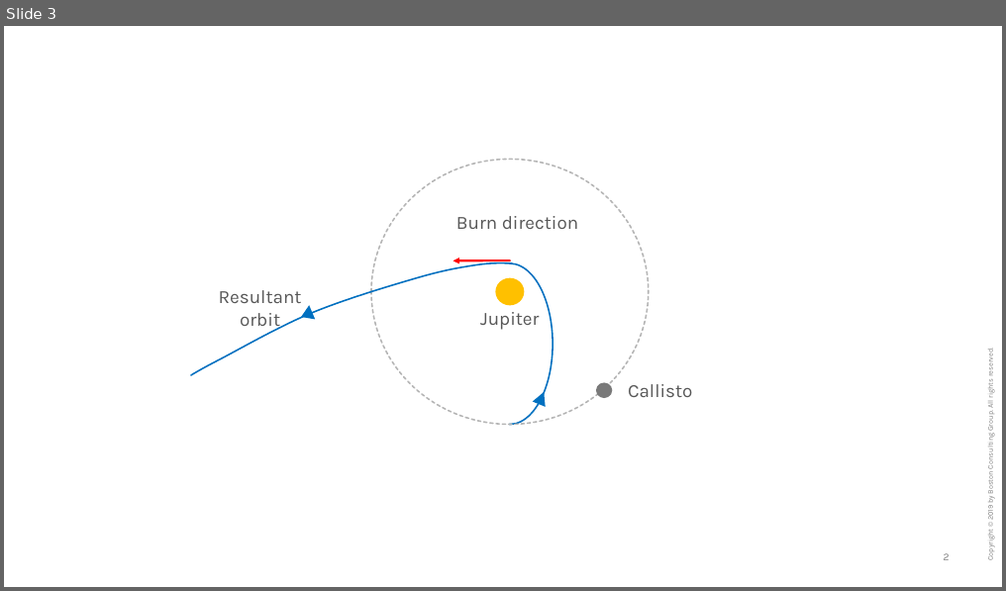
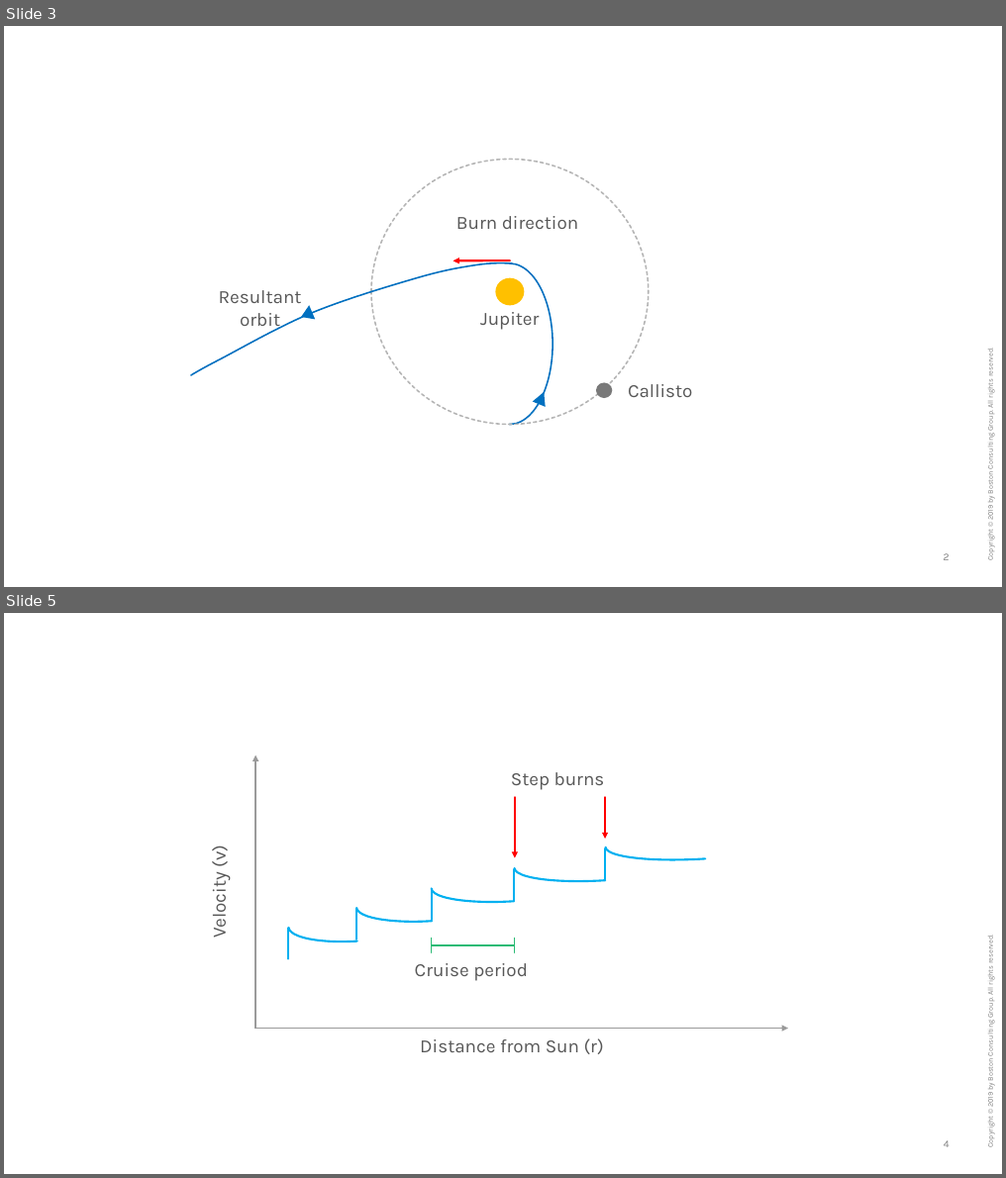
Before and after one commit to timsliu/flybys_foci, a slide deck: appendix/orbit_diagrams.pptx. Shown one above the other, each under a label of ours: slide 3 before the commit, slides 3 and 5 after it; the slides between them are not shown. The pictures are 1006x591 and 1006x1178 pixels, drawn with LibreOffice and Linux fonts; fonts in the diff are those of the drawing. Boxes give left, top, right and bottom in pixels: in the first picture for what was removed or moved away, otherwise in the second. Text is boxed around its words. In the diff, an @@ line names an element or a change of style, - is before the commit and + after.

```diff
--- a/appendix/orbit_diagrams.pptx
+++ b/appendix/orbit_diagrams.pptx
@@ slide 5 added at (x1=4, y1=613, x2=1002, y2=1174), background #FFFFFF; not listed: 2 template elements that a slide beside it also shows @@
@@ arrow added from (255, 1029) to (255, 756), #9A9A9A 1.75 pt @@
@@ text added at (x1=511, y1=772, x2=605, y2=790), 18 pt, text #575757 @@
+Step burns
@@ arrow added from (515, 797) to (515, 858), #FF0000 1.25 pt @@
@@ arc (boxed as its full ellipse) added at (x1=604, y1=817, x2=804, y2=865), outline #00B0F0 2 pt @@
@@ arrow added from (605, 797) to (605, 839), #FF0000 1.25 pt @@
@@ text added at (x1=206, y1=848, x2=231, y2=937), 18 pt, text #575757 @@
+Velocity (v)
@@ arc (boxed as its full ellipse) added at (x1=514, y1=840, x2=695, y2=886), outline #00B0F0 2 pt @@
@@ line added from (605, 849) to (605, 879), #00B0F0 2 pt @@
@@ arc (boxed as its full ellipse) added at (x1=431, y1=861, x2=596, y2=907), outline #00B0F0 2 pt @@
@@ line added from (515, 869) to (515, 900), #00B0F0 2 pt @@
@@ arc (boxed as its full ellipse) added at (x1=287, y1=901, x2=424, y2=946), outline #00B0F0 2 pt @@
@@ arc (boxed as its full ellipse) added at (x1=355, y1=881, x2=506, y2=926), outline #00B0F0 2 pt @@
@@ line added from (356, 909) to (356, 940), #00B0F0 2 pt @@
@@ line added from (432, 889) to (432, 920), #00B0F0 2 pt @@
@@ line added from (288, 928) to (288, 959), #00B0F0 2 pt @@
@@ line added from (432, 939) to (432, 953), #29BA74 1.5 pt @@
@@ line added from (515, 939) to (515, 953), #29BA74 1.5 pt @@
@@ text added at (x1=415, y1=963, x2=528, y2=981), 18 pt, text #575757 @@
+Cruise period
@@ line added from (432, 946) to (515, 946), #29BA74 1.5 pt @@
@@ arrow added from (255, 1029) to (788, 1029), #9A9A9A 1.75 pt @@
@@ text added at (x1=420, y1=1039, x2=604, y2=1055), 18 pt, text #575757 @@
+Distance from Sun (r)
```
Also in this commit, not shown: 1 other slide added, 7 other files.
